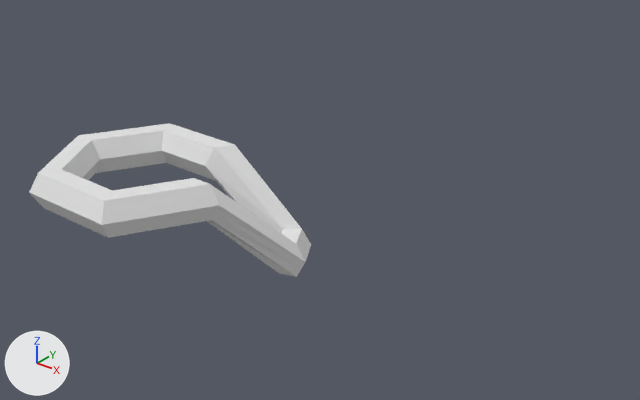
One commit to the Blender file obj_key_HarryShanks_01.blend: the scene before it, then after it.
The view is the same before and after, from a camera (50 mm lens) standing at (7.05, -5.85, 5.57) and looking at (1.21, 1.45, 1.04). Arrows for +X, +Y and +Z are at lower left; the lights stay in place. The picture after the commit comes second.
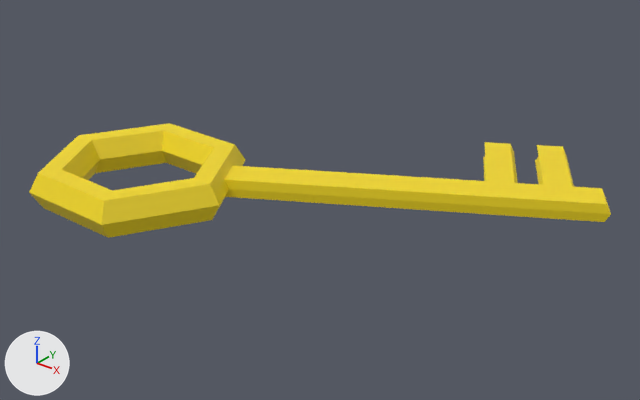
Changed parts and their boxes (x1, y1, x2, y2) in the pictures (640 x 400 px):
'Torus.001', reshaped (106% wider, 25% shorter): before (29, 123, 311, 277); after (29, 123, 611, 238)
part 1 of me_torus_001, built on: before (205, 145, 311, 277); after (194, 142, 611, 222)
part 2 of me_torus_001, recoloured (white to yellow): before (29, 123, 306, 277); after (29, 123, 245, 238)

What changed in the scene script:
```text
Add img_color_palette_png:
    img_color_palette_png = load_image('Color_Palette.png', 'Color_Palette.png', 512, 512, 'sRGB')
Add mat_material_001:
    mat_material_001 = principled_material('Material.001')
    mat_material_001.texture = img_color_palette_png
Change me_torus_001:
    used by ob_torus_001; location = (0.0, 0.0, 0.0)
    remove me_torus_001.from_pydata(...)  # 64 vertices, 64 faces; spans x -1.64..1.4, y -0.92..1.31, z 0.28..1.58
    add me_torus_001.from_pydata(...)  # 106 vertices, 106 faces; spans x -1.64..4.22, y -0.92..3.79, z 1.14..1.58
    me_torus_001 part 1
    2 faces are deleted
    7 vertices in x 0.94..1.4, y 0.81..1.28, z 0.28..0.72 move by (-0.75, -0.43, 0.86)
    3 vertices in x 1.08..1.34, y 0.84..0.93, z 0.28..0.72 move by (-0.74, -0.42, 0.86)
    6 vertices move from x 0.86..1.35, y 0.92..1.31, z 0.28..0.72 to x 0.11..0.6, y 0.49..0.89, z 1.14..1.58
    28 vertices are added at x 2.32..3.97, y 1.95..3.79, z 1.25..1.47
    14 new vertices lie (0.27, 0.16, 0.0) away from vertices in x 2.32..3.95, y 2.1..3.6, z 1.25..1.47
    44 new faces join them
    me_torus_001 part 2: 62 faces spanning x -1.64..0.86, y -0.92..1.25, z 1.14..1.58 switch from no material to mat_material_001 (picture img_color_palette_png)
```
